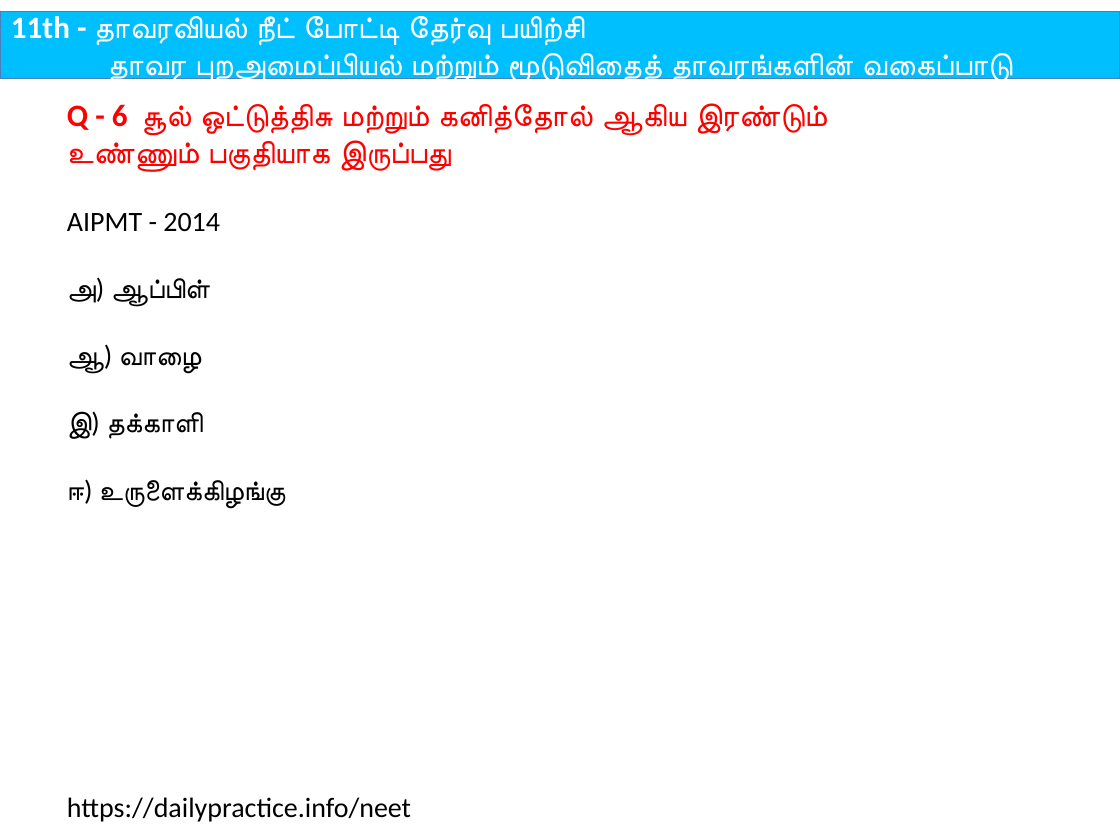
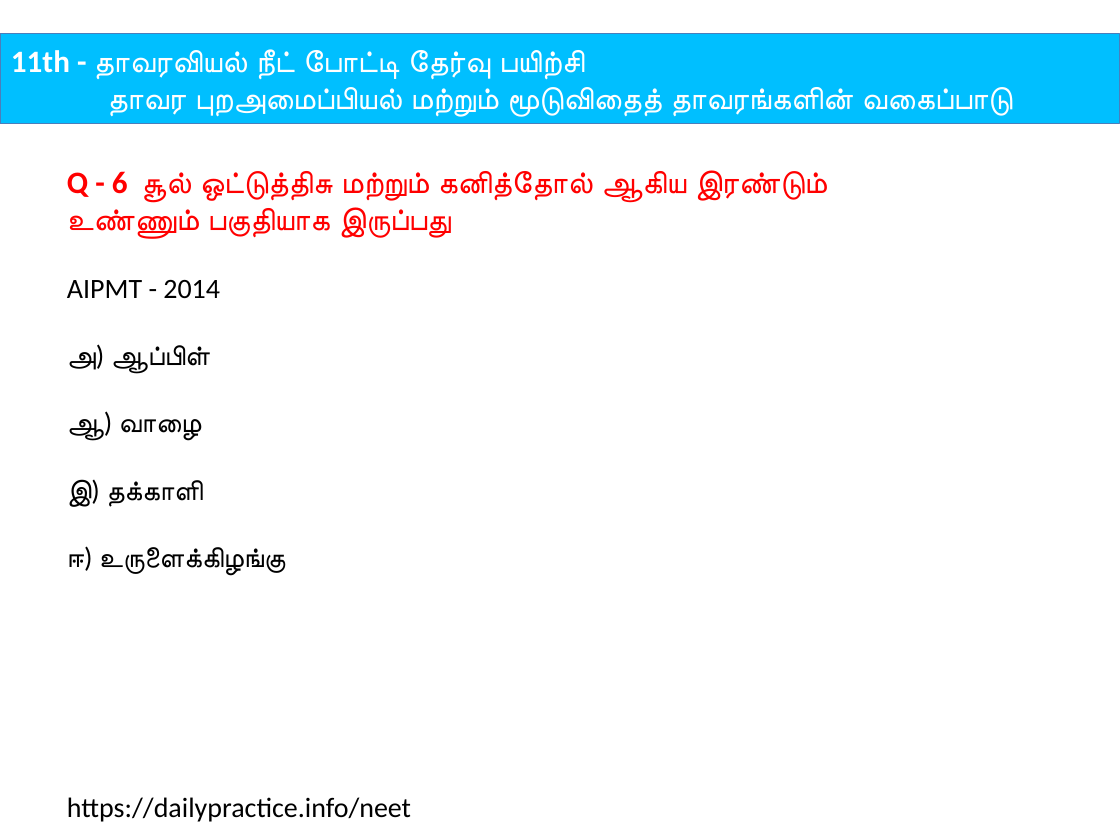
Before and after one commit to tvmani/tvmani.github.io, a slide deck: slide 12 of neet/tamil_biology/files/11th_Bio_Botany_Tamil_U02.pptx. Drawn at 1120x840 pixels with LibreOffice and Linux fonts; fonts in the diff are those of the drawing. Boxes give left, top, right and bottom in pixels: in the first picture for what was removed or moved away, otherwise in the second. Text is boxed around its words. In the diff, an @@ line names an element or a change of style, - is before the commit and + after.

```diff
--- a/neet/tamil_biology/files/11th_Bio_Botany_Tamil_U02.pptx
+++ b/neet/tamil_biology/files/11th_Bio_Botany_Tamil_U02.pptx
@@ rectangle "11th - தாவரவியல் நீட் போட்டி ...": place and size @@
-rectangle "11th - தாவரவியல் நீட் போட்டி ..." at [0, 11, 1120, 78]
+rectangle "11th - தாவரவியல் நீட் போட்டி ..." at [0, 34, 1120, 123]
@@ text "Q - 6 சூல் ஒட்டுத்திசு ...": place and size @@
-text "Q - 6 சூல் ஒட்டுத்திசு ..." at [67, 103, 823, 508]
+text "Q - 6 சூல் ஒட்டுத்திசு ..." at [67, 170, 823, 575]
```
Also in this commit, not shown: 41 other slides changed, 1 other file.
